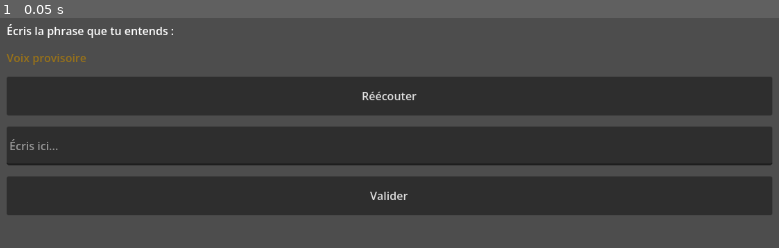
Above: before the commit, frame 1.
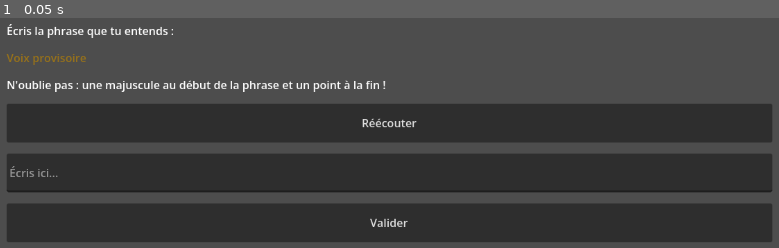
Above: after the commit, the same moment.

Repository: deunix-educ/aventuriers-des-mots
Game: Godot game, scene res://scenes/exercises/dictation.tscn
The game is run twice, just before and just after one commit, with the same random seed, the same clock (stepped at 60 frames per second) and the same inputs. This scene is started directly instead of the project's main scene.
Inputs:
- Up to frame 1 (0.05 s): no input

The runs differ from the first frame. In frame 1, 39% of the frame differs, in the area x 0-100%, y 25-98%.

Commit message:
Require capitalization and final punctuation again; add a UI reminder
Follow-up to the previous commit: testing further showed a missing
initial capital also fails validation, which raised the real
question (CLAUDE.md: ask rather than decide alone on an ambiguous
pedagogical point) — is sentence-initial capitalization and final
punctuation something the audio should convey, or a general writing
convention the child applies regardless of what they hear?

Decided: a general convention, like in a real classroom dictée. So
both stay required, and the terminal-punctuation tolerance added in
the previous commit is reverted (DictationAnalyzer back to comparing
the text as-is).

Since the audio still can't vocalize either rule, the child needs to
be told some other way: added a permanent reminder label to the
dictation scene ("N'oublie pas : une majuscule au début de la phrase
et un point à la fin !"), sourced from data/localization/fr.json.

Co-Authored-By: Claude Sonnet 5 <noreply@anthropic.com>

Diff:
--- a/data/localization/fr.json
+++ b/data/localization/fr.json
@@ -38,6 +38,7 @@
   "feedback_panel.correction_label": "La bonne réponse :",
   "sentence_correction.correction_placeholder": "Corrige ce mot",
   "dictation.instruction_label": "Écris la phrase que tu entends :",
+  "dictation.convention_hint": "N'oublie pas : une majuscule au début de la phrase et un point à la fin !",
   "dictation.input_placeholder": "Écris ici...",
   "dictation.replay_button": "Réécouter",
   "dictation.provisional_audio_badge": "Voix provisoire",
--- a/scenes/exercises/dictation.gd
+++ b/scenes/exercises/dictation.gd
@@ -3,6 +3,10 @@
 ## par signal, ne touche ni a la sauvegarde ni a la progression. L'audio est
 ## provisoire (voir docs/specs/decisions.md, point 8) ; le badge l'indique a
 ## l'enfant tant qu'aucune voix definitive n'a remplace le fichier.
+##
+## Majuscule initiale et point final sont exiges a la correction (point 22)
+## sans etre entendus dans l'audio : le rappel ci-dessous est la facon dont
+## l'enfant en est informe, pas une tolerance ajoutee au validateur.
 
 signal answer_submitted(submitted_text: String)
 
@@ -11,6 +15,7 @@
 @onready var _instruction_label: Label = %InstructionLabel
 @onready var _replay_button: Button = %ReplayButton
 @onready var _provisional_badge: Label = %ProvisionalBadge
+@onready var _convention_hint_label: Label = %ConventionHintLabel
 @onready var _text_edit: LineEdit = %TextEdit
 @onready var _validate_button: Button = %ValidateButton
 
@@ -20,6 +25,7 @@
     _replay_button.text = UIText.get_text("dictation.replay_button")
     _text_edit.placeholder_text = UIText.get_text("dictation.input_placeholder")
     _provisional_badge.text = UIText.get_text("dictation.provisional_audio_badge")
+    _convention_hint_label.text = UIText.get_text("dictation.convention_hint")
     _validate_button.text = UIText.get_text("exercise_host.validate_button")
 
     _replay_button.pressed.connect(_on_replay_pressed)
--- a/scenes/exercises/dictation.tscn
+++ b/scenes/exercises/dictation.tscn
@@ -37,6 +37,11 @@
 layout_mode = 2
 theme_override_colors/font_color = Color(0.6, 0.45, 0.1, 1)
 
+[node name="ConventionHintLabel" type="Label" parent="Margin/VBox"]
+unique_name_in_owner = true
+layout_mode = 2
+autowrap_mode = 2
+
 [node name="ReplayButton" type="Button" parent="Margin/VBox"]
 unique_name_in_owner = true
 layout_mode = 2
--- a/scripts/correction/dictation_analyzer.gd
+++ b/scripts/correction/dictation_analyzer.gd
@@ -7,13 +7,13 @@
 ## classee (voir "Points durs" du prompt de lancement). Code pur, sans horloge
 ## ni hasard. L'explication complete (texte de la regle) est composee par la
 ## couche d'affichage a partir des rule_id retournes, pas ici.
-
-## Ponctuation de fin de phrase ignoree a la comparaison : l'audio provisoire
-## (point 19/20 de docs/specs/decisions.md) ne la fait pas entendre, donc rien
-## dans ce que l'enfant ecoute ne lui indique qu'il faut l'ecrire. L'exiger
-## serait sanctionner une information qu'il n'a pas recue (CLAUDE.md : une
-## erreur declenche une explication, jamais une punition).
-const TERMINAL_PUNCTUATION := ".!?…"
+##
+## Majuscule initiale et point final sont exiges comme n'importe quel autre
+## mot : ce sont des conventions generales d'ecriture (toute phrase commence
+## par une majuscule et finit par un point), pas une information que l'audio
+## devrait faire entendre. L'enfant en est informe par le rappel affiche dans
+## la scene de dictee (voir docs/specs/decisions.md, point 22), pas par
+## tolerance a la correction.
 
 
 static func analyze(dictation: Dictionary, submitted_text: String) -> CorrectionResult:
@@ -23,10 +23,8 @@
     if _matches_target_or_variant(dictation, normalized_submitted, normalized_target):
         return CorrectionResult.correct(_build_explanation(0))
 
-    var target_words := TextNormalizer.split_words(_strip_terminal_punctuation(normalized_target))
-    var submitted_words := TextNormalizer.split_words(
-        _strip_terminal_punctuation(normalized_submitted)
-    )
+    var target_words := TextNormalizer.split_words(normalized_target)
+    var submitted_words := TextNormalizer.split_words(normalized_submitted)
     var words_meta: Array = dictation["words"]
 
     # L'alignement se fait insensible a la casse : une majuscule manquante est
@@ -83,25 +81,12 @@
 static func _matches_target_or_variant(
     dictation: Dictionary, normalized_submitted: String, normalized_target: String
 ) -> bool:
-    var stripped_submitted := _strip_terminal_punctuation(normalized_submitted)
-    if stripped_submitted == _strip_terminal_punctuation(normalized_target):
+    if normalized_submitted == normalized_target:
         return true
     for variant: String in dictation.get("accepted_variants", []):
-        if stripped_submitted == _strip_terminal_punctuation(TextNormalizer.normalize(variant)):
+        if normalized_submitted == TextNormalizer.normalize(variant):
             return true
     return false
-
-
-## Retire les signes de ponctuation terminale (un ou plusieurs, ex. "?!") en
-## fin de texte. N'affecte pas la ponctuation interne a la phrase.
-static func _strip_terminal_punctuation(text: String) -> String:
-    var result := text
-    while (
-        not result.is_empty()
-        and TERMINAL_PUNCTUATION.find(result.substr(result.length() - 1)) != -1
-    ):
-        result = result.substr(0, result.length() - 1)
-    return result.strip_edges()
 
 
 static func _classify_error(words_meta: Array, target_index: int, found: String) -> Dictionary:
--- a/tests/correction/test_dictation_analyzer.gd
+++ b/tests/correction/test_dictation_analyzer.gd
@@ -67,21 +67,13 @@
     assert_true(result.is_correct)
 
 
-## L'audio provisoire ne fait entendre aucune ponctuation (voir
-## docs/specs/decisions.md, point 19/20) : l'omettre n'est pas une erreur.
-func test_missing_terminal_punctuation_is_still_correct() -> void:
+## Majuscule initiale et point final sont des conventions generales d'ecriture
+## (voir docs/specs/decisions.md, point 22), exigees comme n'importe quel
+## autre mot : l'enfant en est informe par un rappel affiche, pas par une
+## tolerance a la correction.
+func test_missing_terminal_punctuation_is_an_error() -> void:
     var result := DictationAnalyzer.analyze(dictation, "Les petits chats dorment")
-    assert_true(result.is_correct)
-
-
-func test_different_terminal_punctuation_is_still_correct() -> void:
-    var result := DictationAnalyzer.analyze(dictation, "Les petits chats dorment!")
-    assert_true(result.is_correct)
-
-
-func test_terminal_punctuation_tolerance_does_not_hide_a_real_error_on_the_last_word() -> void:
-    var result := DictationAnalyzer.analyze(dictation, "Les petits chats dorme")
     assert_false(result.is_correct)
     assert_eq(result.errors.size(), 1)
-    assert_eq(result.errors[0]["found"], "dorme")
+    assert_eq(result.errors[0]["found"], "dorment")
     assert_eq(result.errors[0]["expected"], "dorment.")
--- a/tests/exercises/test_exercise_host_dictation.gd
+++ b/tests/exercises/test_exercise_host_dictation.gd
@@ -1,7 +1,8 @@
 extends GutTest
-## Reproduction d'un bug signale manuellement via exercise_host : la dictee
-## "Les petits chats dorment." tapee exactement comme entendue n'etait pas
-## validee comme correcte.
+## Reproduction de deux retours de test manuel via exercise_host, sur la
+## dictee "Les petits chats dorment." (voir docs/specs/decisions.md, points
+## 21 et 22) : la reponse exacte doit valider, et la majuscule/le point final
+## restent exiges (conventions generales d'ecriture, pas une tolerance).
 
 var _profile_id: String = ""
 
@@ -30,10 +31,7 @@
     assert_eq(_feedback_title(host), UIText.get_text("feedback_panel.correct_title"))
 
 
-## "J'entends parfaitement mais ne valide pas" : l'audio ne fait entendre
-## aucune ponctuation, donc l'enfant qui ecrit exactement ce qu'il entend
-## (sans le point final) doit tout de meme etre valide.
-func test_missing_final_period_is_still_validated_as_correct() -> void:
+func test_missing_final_period_is_not_validated_as_correct() -> void:
     var host: Control = await _ready_host()
     var exercise_scene: Control = host.get_node("%ExerciseContainer").get_child(0)
 
@@ -41,7 +39,7 @@
     exercise_scene.get_node("%ValidateButton").pressed.emit()
     await wait_process_frames(1)
 
-    assert_eq(_feedback_title(host), UIText.get_text("feedback_panel.correct_title"))
+    assert_eq(_feedback_title(host), UIText.get_text("feedback_panel.incorrect_title"))
 
 
 func _ready_host() -> Control:
Not shown, changed: docs/specs/decisions.md
Not shown, changed: docs/testing/manual-checklist.md
